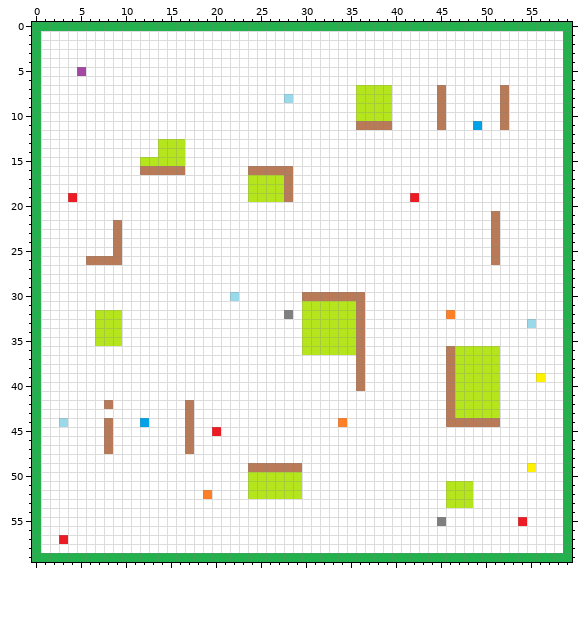
Edited in one commit: pixel-art sprite (resources/levels/level1.png). Above, as it was before the edit.
The file is 60x60 pixels.
After the commit:
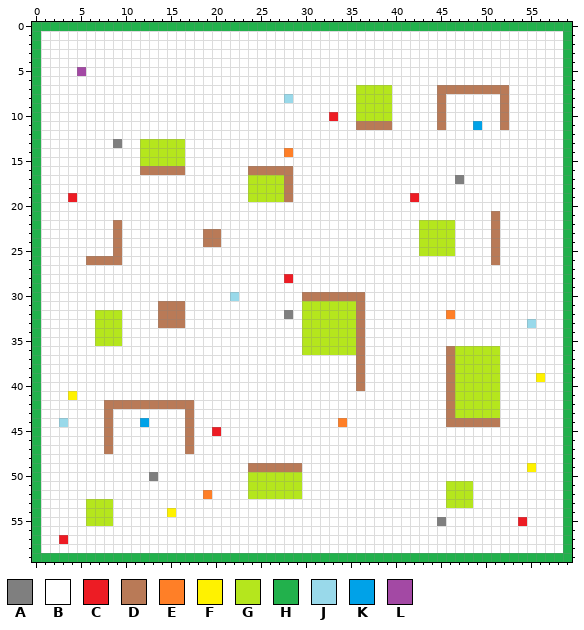
Palette (. is transparent): A #7f7f7f  B #ffffff  C #ed1c24  D #b97a57  E #ff7f27  F #fff200  G #b5e61d  H #22b14c  J #99d9ea  K #00a2e8  L #a349a4
Diff:
The author changed colour B to colour A in row 13 at x 9; in row 17 at x 47; in row 50 at x 13.
The author changed colour B to colour C in row 10 at x 33; in row 28 at x 28.
The author changed colour B to colour D in row 7 at x 46 to 51; in rows 23 to 24 at x 19 to 20; in rows 31 to 33 at x 14 to 16; in row 42 at x 9 to 16; in row 43 at x 8.
The author changed colour B to colour E in row 14 at x 28.
The author changed colour B to colour F in row 41 at x 4; in row 54 at x 15.
The author changed colour B to colour G in rows 13 to 14 at x 12 to 13; in rows 22 to 25 at x 43 to 46; in rows 53 to 55 at x 6 to 8.
